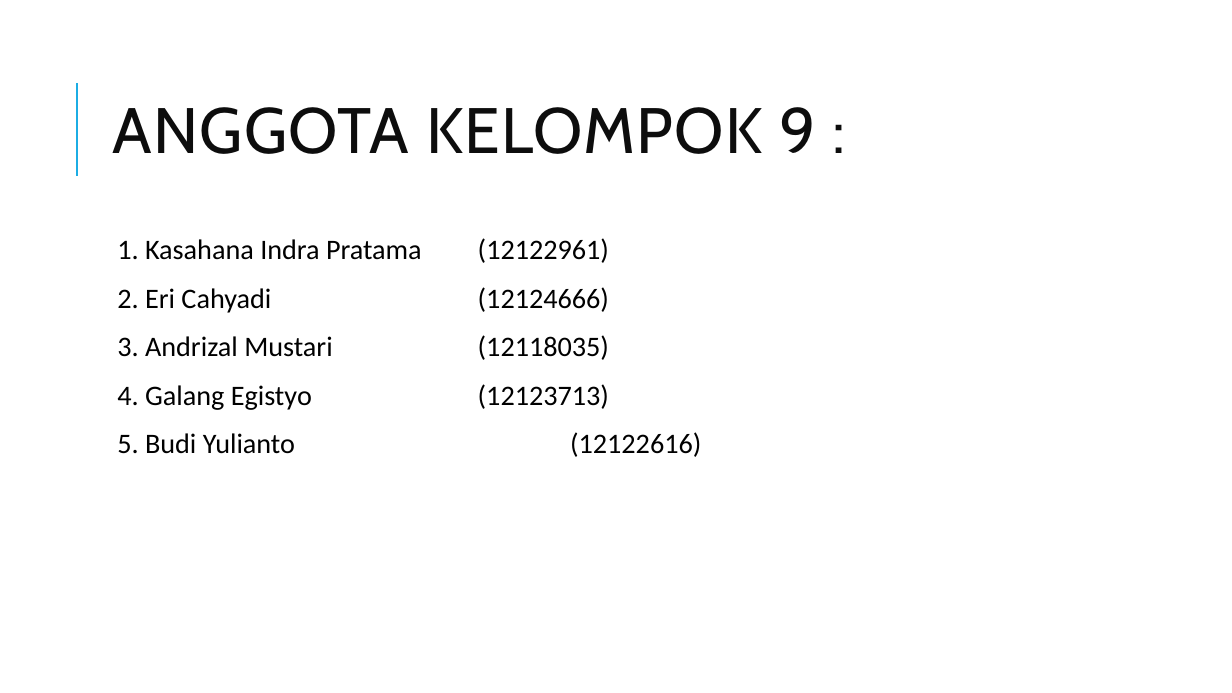
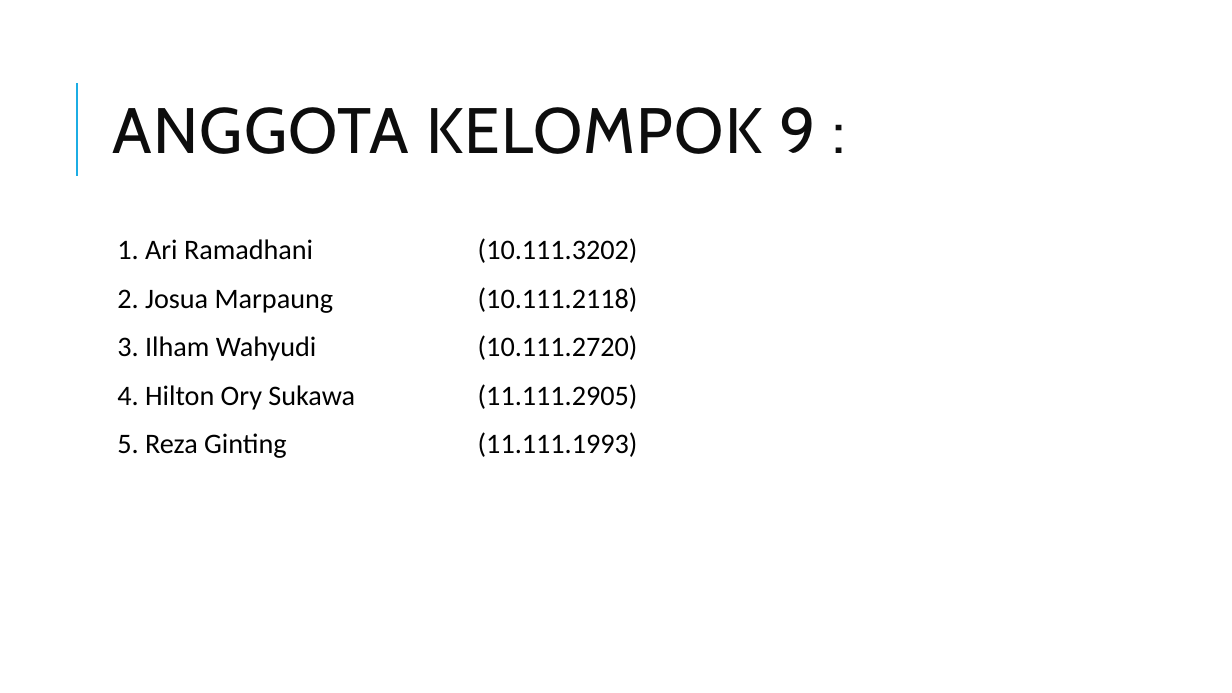
Before and after one commit to Mikroskil/Pejuang, a slide deck: slide 2 of pptpresentasieptikhacking-140615110436-phpapp01.pptx. Drawn at 1232x693 pixels with LibreOffice and Linux fonts; fonts in the diff are those of the drawing. Boxes give left, top, right and bottom in pixels: in the first picture for what was removed or moved away, otherwise in the second. Text is boxed around its words. In the diff, an @@ line names an element or a change of style, - is before the commit and + after.

```diff
--- a/pptpresentasieptikhacking-140615110436-phpapp01.pptx
+++ b/pptpresentasieptikhacking-140615110436-phpapp01.pptx
@@ text at [117,238,638,458]: text changed @@
-  1. Kasahana Indra Pratama (12122961)
-  2. Eri Cahyadi (12124666)
-  3. Andrizal Mustari (12118035)
-  4. Galang Egistyo (12123713)
-  5. Budi Yulianto (12122616)
+  1. Ari Ramadhani (10.111.3202)
+  2. Josua Marpaung (10.111.2118)
+  3. Ilham Wahyudi (10.111.2720)
+  4. Hilton Ory Sukawa (11.111.2905)
+  5. Reza Ginting (11.111.1993)
```
Also in this commit, not shown: 1 other slide changed.
